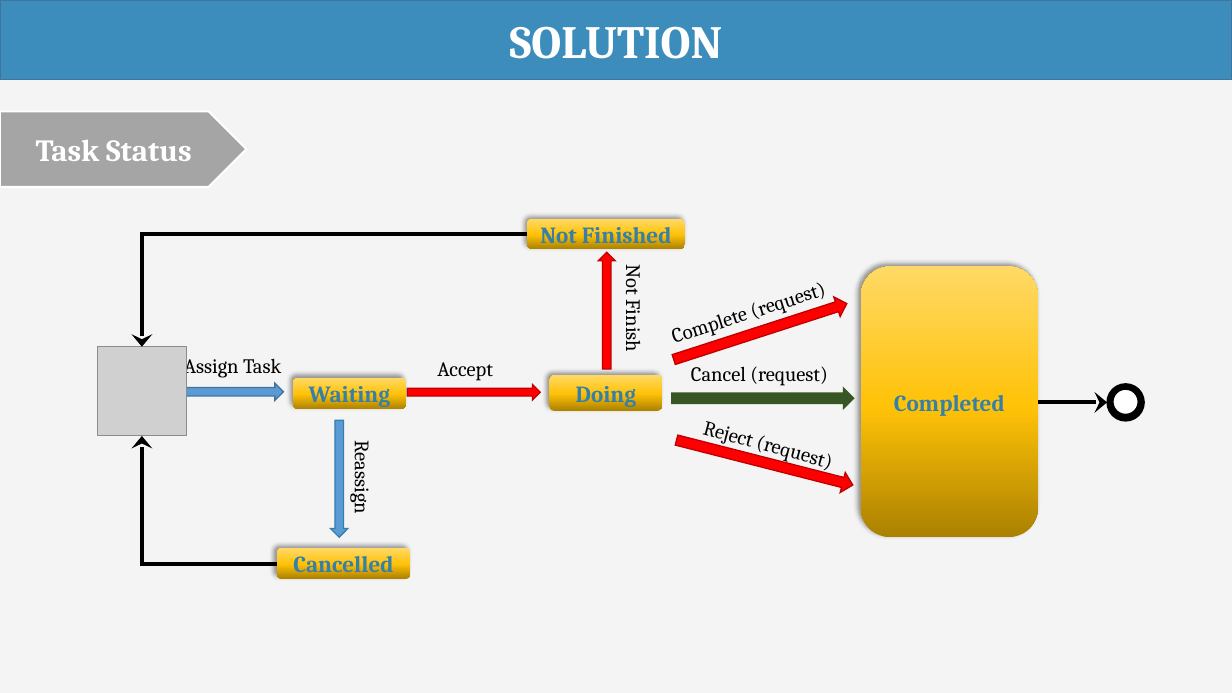
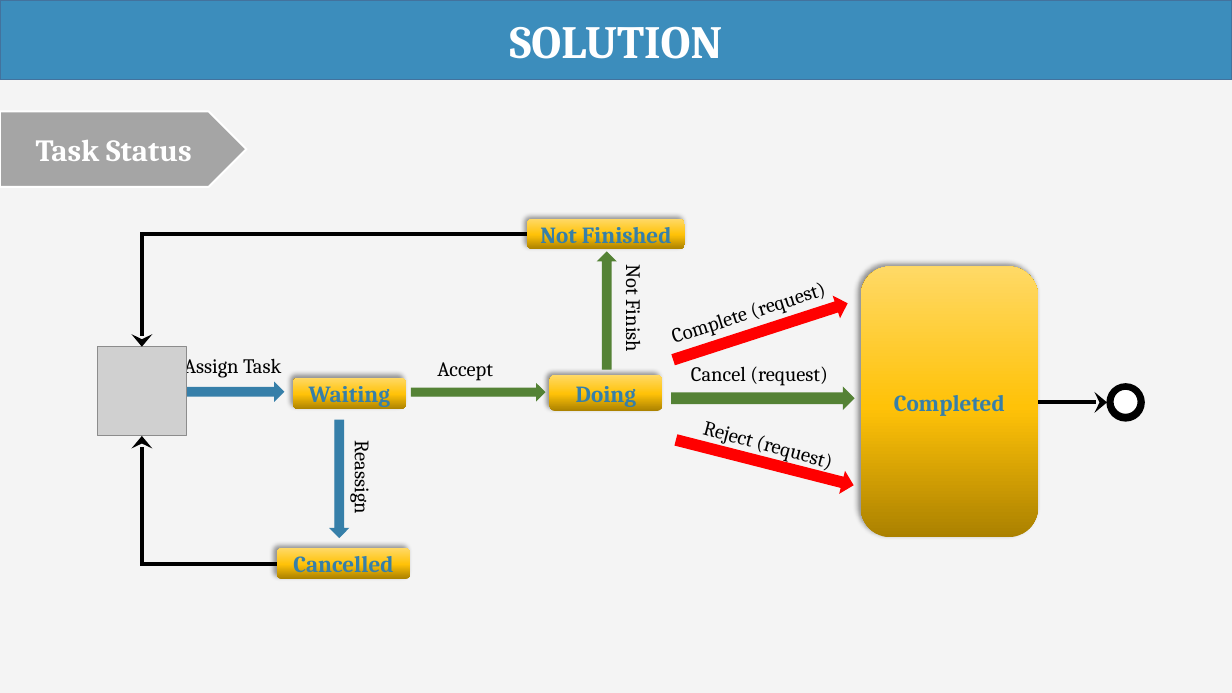
Before and after one commit to haltt051093/IMS-datacenter, a slide deck: slide 24 of Document/Presentation/IMS_20160408_Presentation.pptx. Drawn at 1232x693 pixels with LibreOffice and Linux fonts; fonts in the diff are those of the drawing; grey boxes stand for pictures. Boxes give left, top, right and bottom in pixels: in the first picture for what was removed or moved away, otherwise in the second. Text is boxed around its words. In the diff, an @@ line names an element or a change of style, - is before the commit and + after.

```diff
--- a/Document/Presentation/IMS_20160408_Presentation.pptx
+++ b/Document/Presentation/IMS_20160408_Presentation.pptx
@@ right arrow at <box>598,252,616,370</box>: fill #FF0000 to #548235; outline #C00000 1 pt to #548235 1 pt @@
@@ right arrow at <box>670,294,850,369</box>: outline #C00000 1 pt to #FF0000 1 pt @@
@@ right arrow at <box>182,384,284,401</box>: fill #5B9BD5 to #367FA9; outline #43739E 1 pt to #367FA9 1 pt @@
@@ right arrow at <box>411,384,544,400</box>: fill #FF0000 to #548235; outline #C00000 1 pt to #548235 1 pt @@
@@ right arrow at <box>672,388,854,409</box>: fill #385723 to #548235; outline #385723 1 pt to #548235 1 pt @@
@@ right arrow at <box>331,421,348,538</box>: fill #5B9BD5 to #367FA9 @@
@@ right arrow at <box>674,430,856,494</box>: outline #C00000 1 pt to #FF0000 1 pt @@
```
Also in this commit, not shown: 22 other slides changed, 3 slides added, 4 other files.
